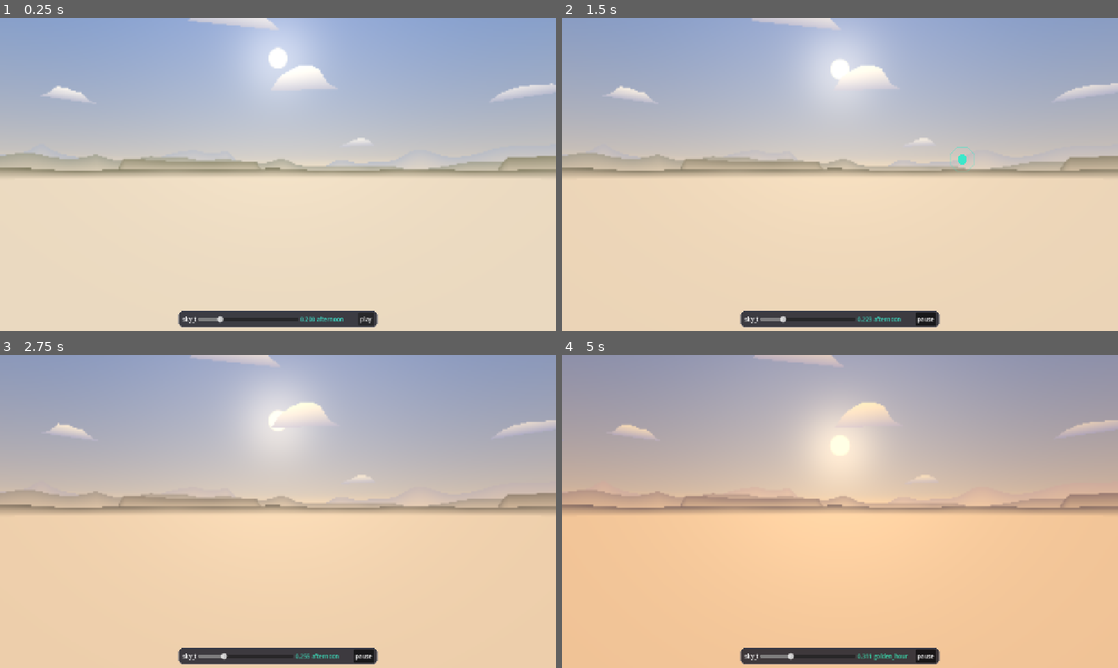
Above: before the commit, frames 1-4 (two rows, left to right).
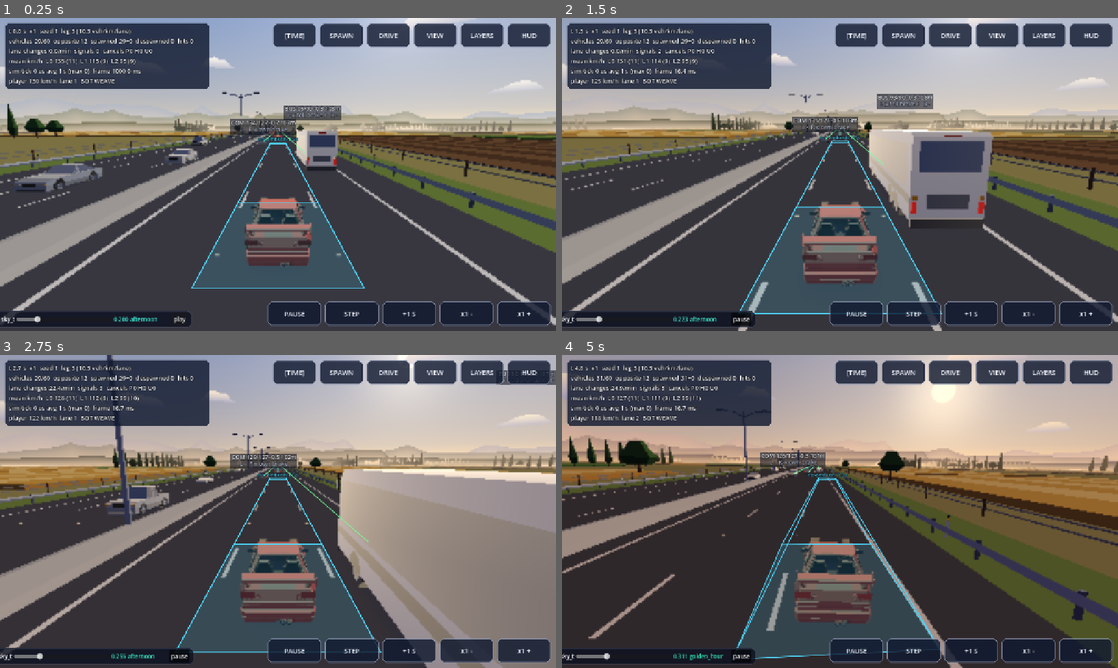
Above: after the commit, the same moments.

Repository: b3vet/westbound
Game: Godot game, scene res://src/traffic/dev/traffic_sandbox.tscn
The game is run twice, just before and just after one commit, with the same random seed, the same clock (stepped at 60 frames per second) and the same inputs. This scene is started directly instead of the project's main scene.
Inputs (mouse positions are in pixels of both pictures, inside the frame that each line leads up to):
- Up to frame 1 (0.25 s): no input
- Up to frame 2 (1.5 s): click "play" at 0.5 s; move the mouse to (962, 158) at 1.27 s; hold D (wb_steer_right) from 1.28 s (still down); tap Shift (wb_boost) at 1.35 s; click (962, 158) at 1.42 s
- Up to frame 3 (2.75 s): release D (wb_steer_right) at 2 s; drag from (166, 527) to (250, 574) at 2.02 s
- Up to frame 4 (5 s): move the mouse to (895, 442) at 2.77 s; hold D (wb_steer_right) 2.78-3.5 s; tap W (wb_gas) at 2.85 s; drag from (812, 574) to (673, 464) at 3.52 s; move the mouse to (1006, 558) at 4.27 s; hold A (wb_steer_left) from 4.28 s (still down); tap H at 4.35 s

The runs differ from the first frame. In frame 1, 91% of the frame differs, in the area x 0-100%, y 0-100%; in frame 2, 91%; in frame 3, 91%; in frame 4, 92%.
Error before the commit: Parse Error: Cannot find member "KIND_HIGH_BEAMS" in base "TrafficSim". (res://src/traffic/dev/traffic_sandbox.gd:334)

Commit message:
Integrate WP3.3: drop traffic_high_beams signal and sandbox handler (D8); SPAWNING notes; plan D7/D12; M2/M3 passed
Co-Authored-By: Claude Opus 5.5 <noreply@anthropic.com>
Claude-Session: https://claude.ai/code/session_01TcMqR19wW8umBNNS6QLcPv

Diff:
--- a/src/core/events.gd
+++ b/src/core/events.gd
@@ -89,7 +89,6 @@
 signal set_piece_ended(kind: StringName)
 ## Traffic reactions to the player (vehicle_id is the traffic sim slot index).
 signal traffic_horn(vehicle_id: int, world_pos: Vector3)
-signal traffic_high_beams(vehicle_id: int)
 signal traffic_brake_tap(vehicle_id: int)
 signal traffic_hazards(vehicle_id: int, on: bool)
 
--- a/src/traffic/dev/traffic_sandbox.gd
+++ b/src/traffic/dev/traffic_sandbox.gd
@@ -331,8 +331,6 @@
 				mark = TrafficOverlay.Mark.HORN
 			TrafficSim.KIND_BRAKE_TAP:
 				mark = TrafficOverlay.Mark.BRAKE_TAP
-			TrafficSim.KIND_HIGH_BEAMS:
-				mark = TrafficOverlay.Mark.HIGH_BEAMS
 			TrafficSim.KIND_HAZARDS:
 				if events.value[k] > 0.0:
 					mark = TrafficOverlay.Mark.HAZARDS
Not shown, changed: docs/IMPLEMENTATION_PLAN.md
Not shown, changed: docs/SPAWNING.md
